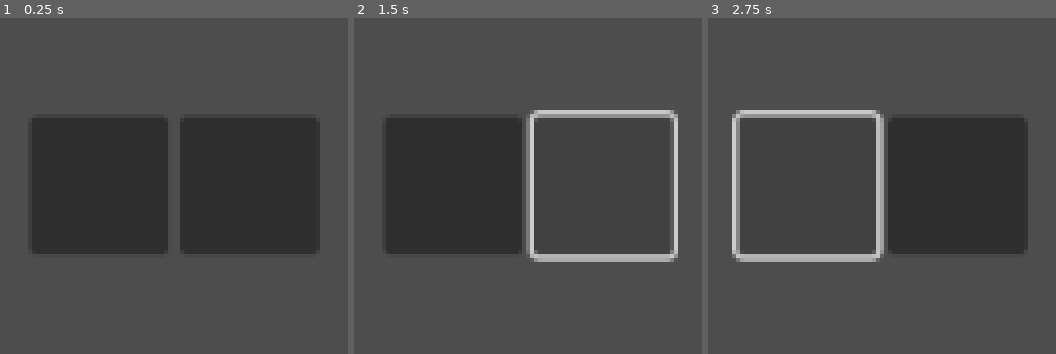
Above: before the commit, frames 1-3 (left to right).
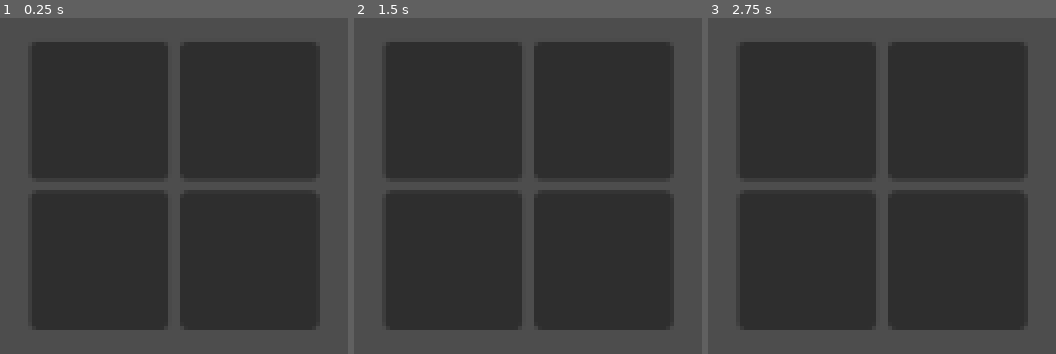
Above: after the commit, the same moments.

Repository: realJonathanZ/Godot-UI-archive
Game: Godot game, scene res://scenes/in_game_ui.tscn
Two runs of this game, one before a commit and one after it. Both use one fixed random seed, a clock stepped at 60 frames per second and the inputs below. The project has no main scene, so this scene is started directly.
Inputs (mouse positions are in pixels of both pictures, inside the frame that each line leads up to):
- Up to frame 1 (0.25 s): no input
- Up to frame 2 (1.5 s): click (454, 186) at 0.52 s; click (604, 186) at 1.27 s
- Up to frame 3 (2.75 s): click (808, 186) at 2.02 s

The runs differ from the first frame. In frame 1, 37% of the frame differs, in the area x 9-92%, y 7-93%; in frame 2, 38%; in frame 3, 38%, in the area x 6-92%, y 7-93%.

Commit message:
2 Hboxes in one Vbox
notes: shrink to the center actually means shrink the size of this child to the center of the parent UI node

Diff:
--- a/scenes/in_game_ui.tscn
+++ b/scenes/in_game_ui.tscn
@@ -11,19 +11,41 @@
 offset_right = 572.0
 offset_bottom = 427.0
 
-[node name="HBoxContainer" type="HBoxContainer" parent="MarginContainer"]
+[node name="VBoxContainer" type="VBoxContainer" parent="MarginContainer"]
 layout_mode = 2
 size_flags_horizontal = 4
 size_flags_vertical = 4
 
-[node name="Button" type="Button" parent="MarginContainer/HBoxContainer"]
+[node name="HBoxContainer" type="HBoxContainer" parent="MarginContainer/VBoxContainer"]
+layout_mode = 2
+size_flags_horizontal = 4
+size_flags_vertical = 4
+
+[node name="Button" type="Button" parent="MarginContainer/VBoxContainer/HBoxContainer"]
 custom_minimum_size = Vector2(50, 50)
 layout_mode = 2
 size_flags_horizontal = 4
 size_flags_vertical = 4
 
-[node name="Button2" type="Button" parent="MarginContainer/HBoxContainer"]
+[node name="Button2" type="Button" parent="MarginContainer/VBoxContainer/HBoxContainer"]
 custom_minimum_size = Vector2(50, 50)
 layout_mode = 2
 size_flags_horizontal = 4
 size_flags_vertical = 4
+
+[node name="HBoxContainer2" type="HBoxContainer" parent="MarginContainer/VBoxContainer"]
+layout_mode = 2
+size_flags_horizontal = 4
+size_flags_vertical = 4
+
+[node name="Button" type="Button" parent="MarginContainer/VBoxContainer/HBoxContainer2"]
+custom_minimum_size = Vector2(50, 50)
+layout_mode = 2
+size_flags_horizontal = 4
+size_flags_vertical = 4
+
+[node name="Button2" type="Button" parent="MarginContainer/VBoxContainer/HBoxContainer2"]
+custom_minimum_size = Vector2(50, 50)
+layout_mode = 2
+size_flags_horizontal = 4
+size_flags_vertical = 4
